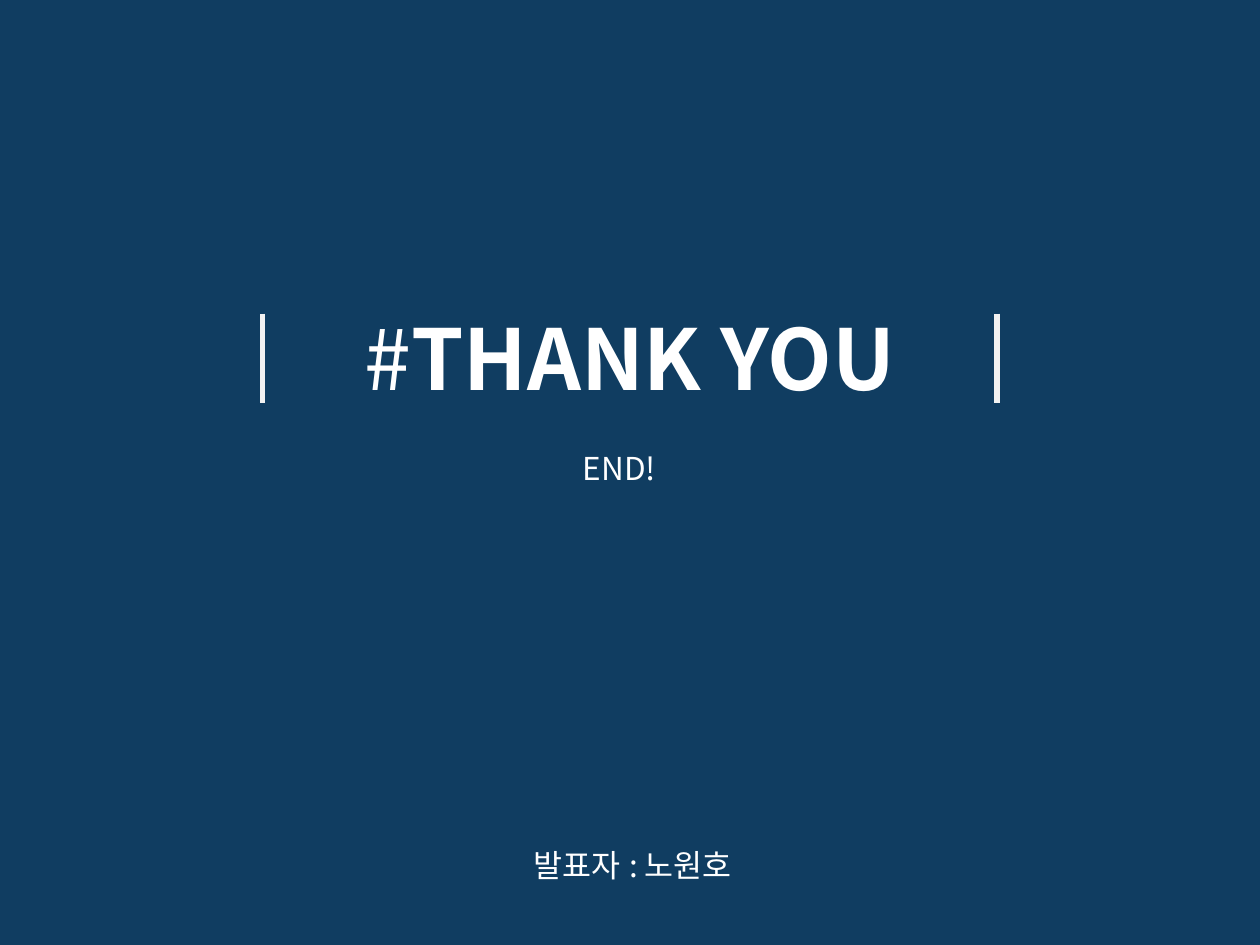
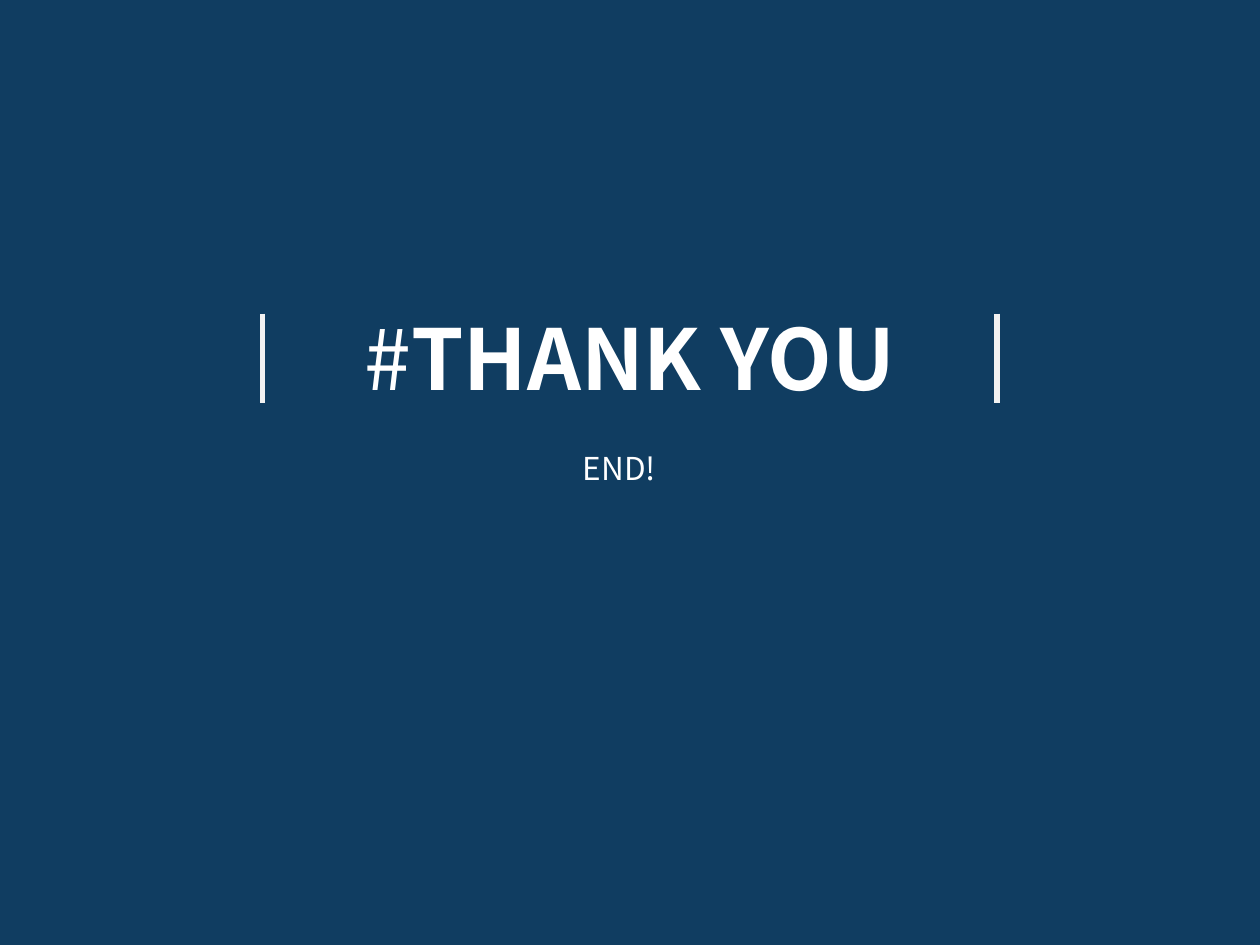
Before and after one commit to dev-Ji/RemoteHW, a slide deck: slide 15 of RemoteHW/RemoteHW.pptx. Drawn at 1260x945 pixels with LibreOffice and Linux fonts; fonts in the diff are those of the drawing. Boxes give left, top, right and bottom in pixels: in the first picture for what was removed or moved away, otherwise in the second. Text is boxed around its words. In the diff, an @@ line names an element or a change of style, - is before the commit and + after.

```diff
--- a/RemoteHW/RemoteHW.pptx
+++ b/RemoteHW/RemoteHW.pptx
@@ text removed at box(533, 851, 732, 880) @@
-발표자 : 노원호
```
Also in this commit, not shown: 1 other file.
